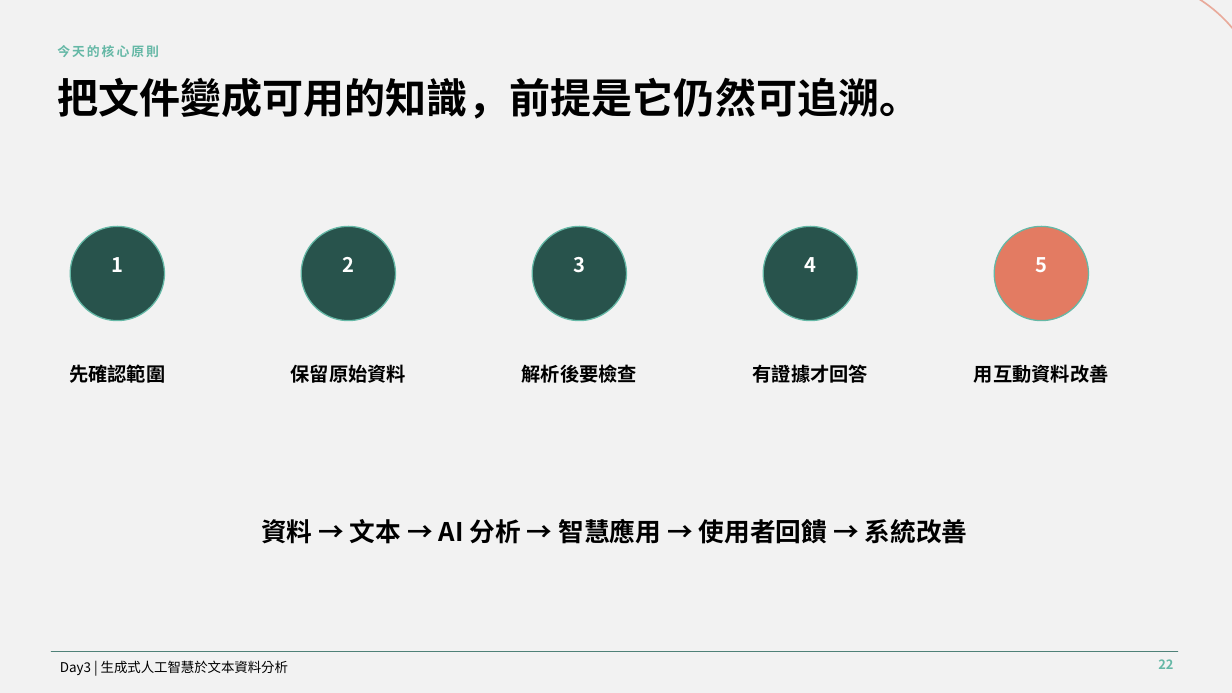
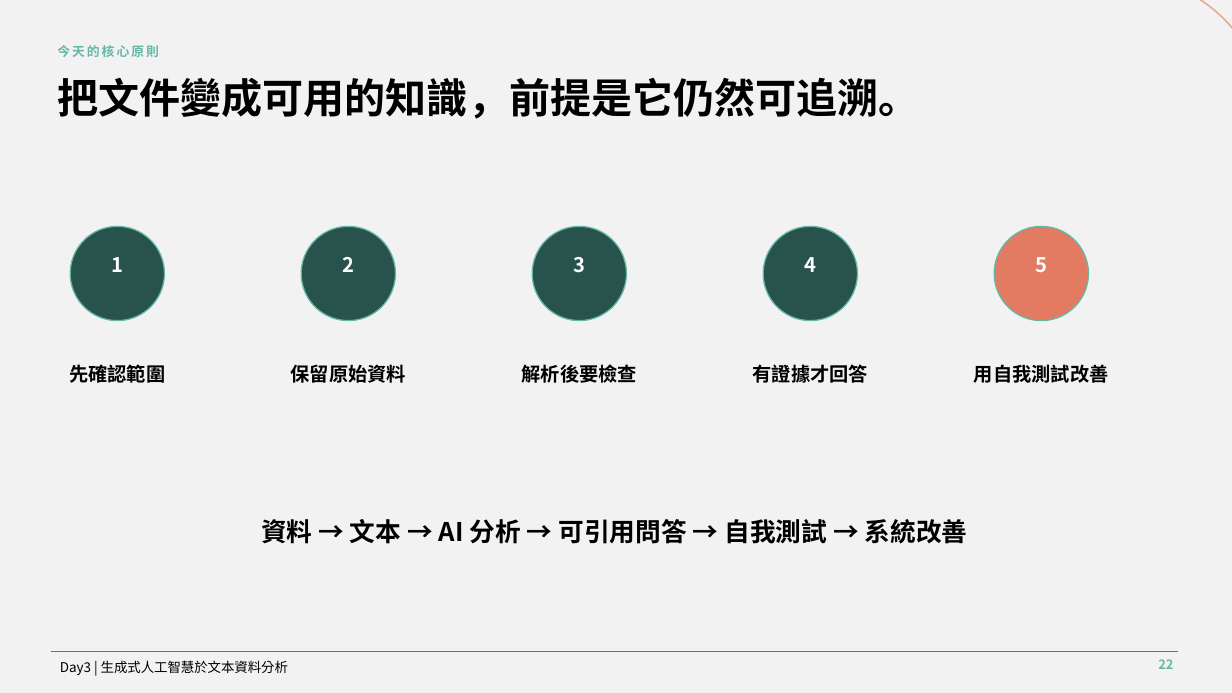
Before and after one commit to MEDA-TW/20260803-Workshop, a slide deck: slide 18 of course/day-03/slides/day-03-generative-ai-text-analysis.pptx. Drawn at 1232x693 pixels with LibreOffice and Linux fonts; fonts in the diff are those of the drawing. Boxes give left, top, right and bottom in pixels: in the first picture for what was removed or moved away, otherwise in the second. Text is boxed around its words. In the diff, an @@ line names an element or a change of style, - is before the commit and + after.

```diff
--- a/course/day-03/slides/day-03-generative-ai-text-analysis.pptx
+++ b/course/day-03/slides/day-03-generative-ai-text-analysis.pptx
@@ text at (974, 364, 1109, 383): text changed @@
-用互動資料改善
+用自我測試改善
@@ text at (261, 519, 968, 544): text changed @@
-資料 → 文本 → AI 分析 → 智慧應用 → 使用者回饋 → 系統改善
+資料 → 文本 → AI 分析 → 可引用問答 → 自我測試 → 系統改善
```
Also in this commit, not shown: 10 other slides changed, 20 other files.
